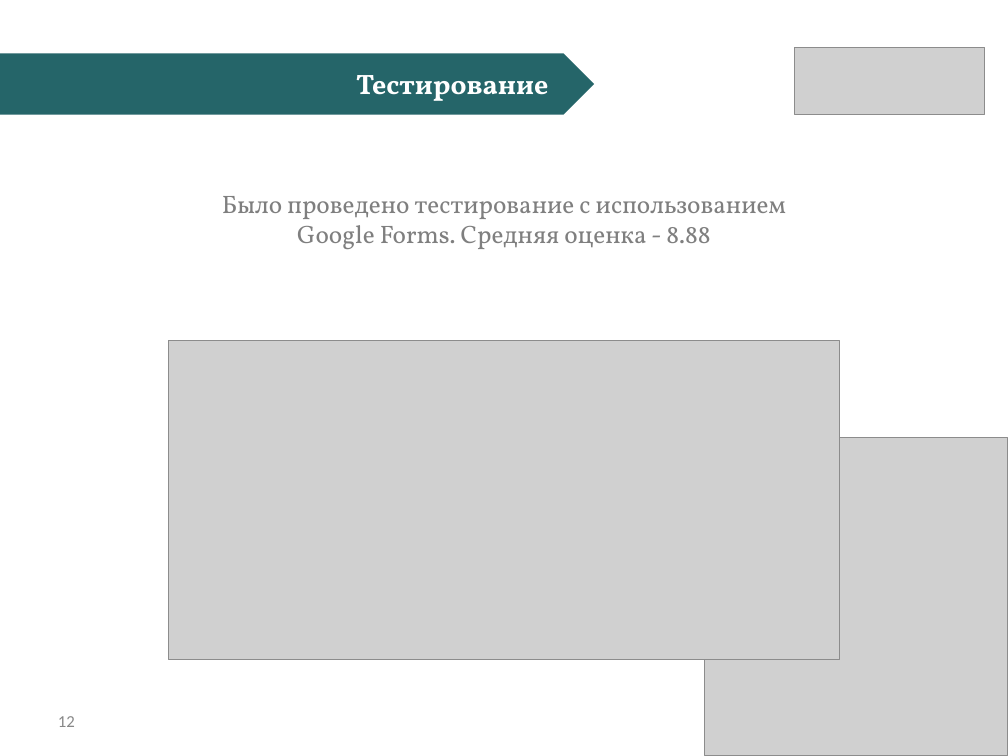
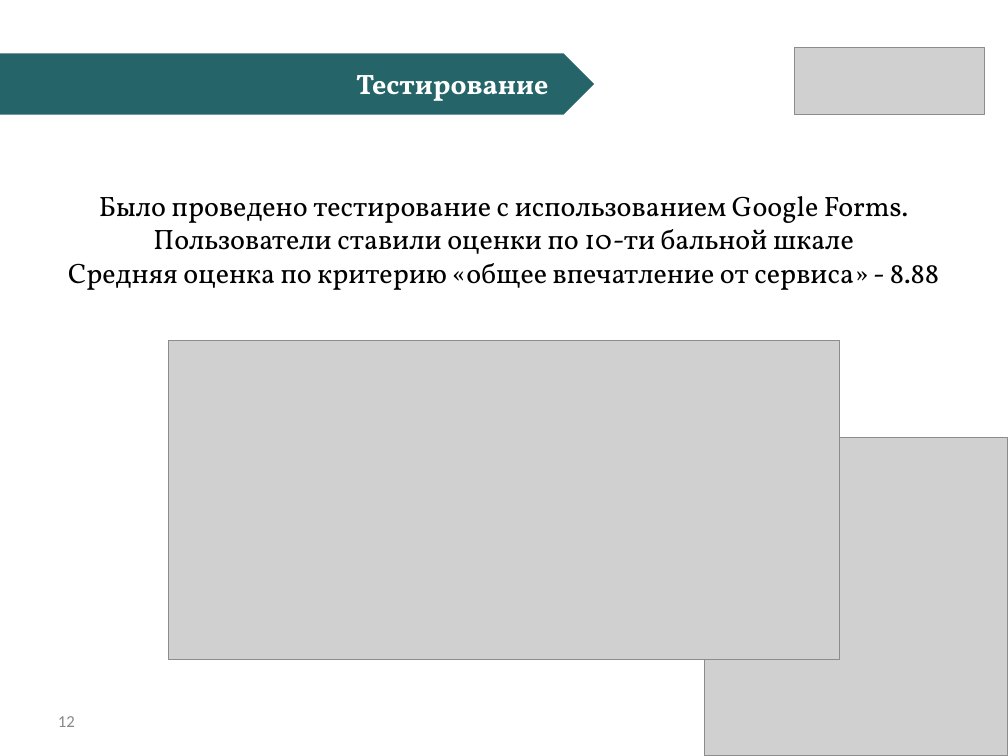
Before and after one commit to CTpeJLok/diplom, a slide deck: slide 12 of to_pred/БалашкинАМ_Презентация.pptx. Drawn at 1008x756 pixels with LibreOffice and Linux fonts; fonts in the diff are those of the drawing; grey boxes stand for pictures. Boxes give left, top, right and bottom in pixels: in the first picture for what was removed or moved away, otherwise in the second. Text is boxed around its words. In the diff, an @@ line names an element or a change of style, - is before the commit and + after.

```diff
--- a/to_pred/БалашкинАМ_Презентация.pptx
+++ b/to_pred/БалашкинАМ_Презентация.pptx
@@ text at [68,196,939,290]: text changed; size 18 to 20 pt; text colour #7F7F7F to #000000 @@
-Было проведено тестирование с использованием Google Forms. Средняя оценка - 8.88
+Было проведено тестирование с использованием Google Forms. Пользователи ставили оценки по 10-ти бальной шкале
+Средняя оценка по критерию «общее впечатление от сервиса» - 8.88
```
Also in this commit, not shown: 10 other slides changed, 20 other files.
